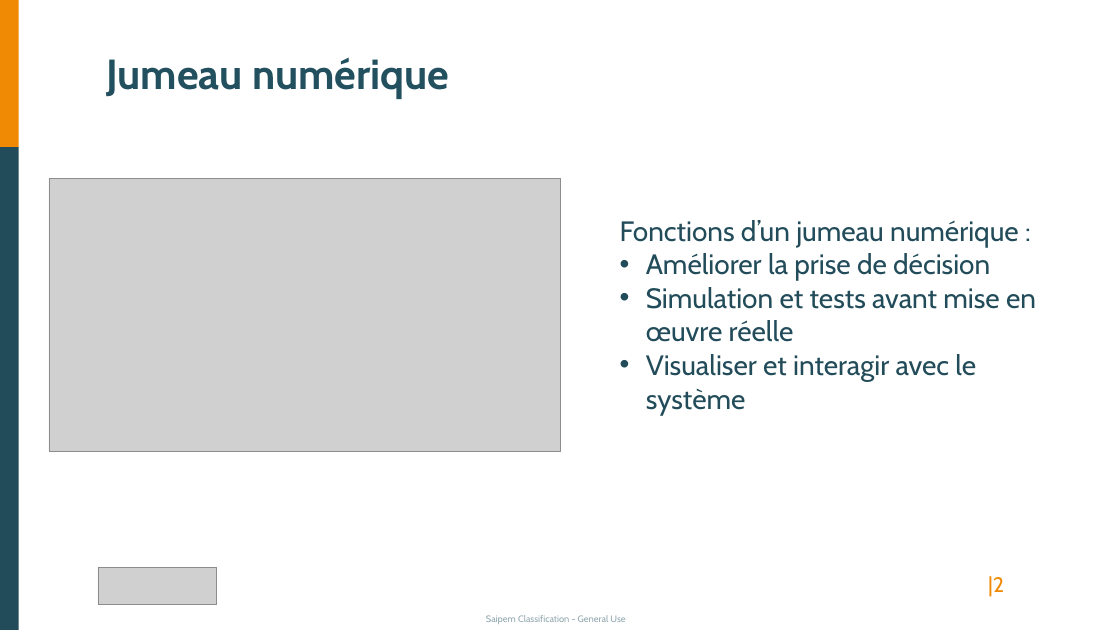
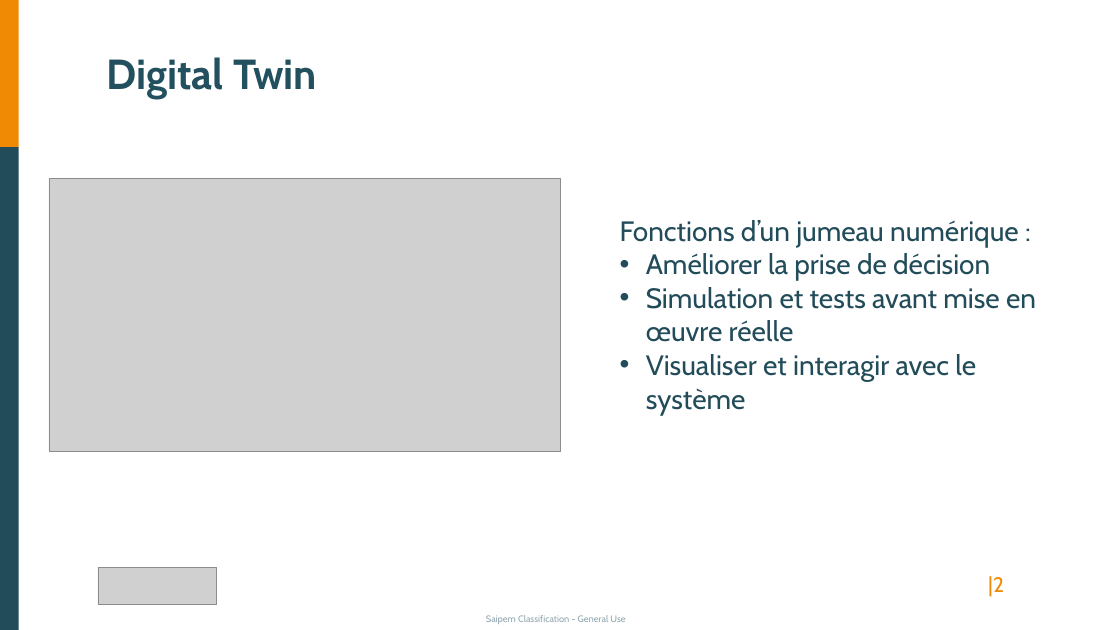
Before and after one commit to Starlight-25/DrillingMachine-DigitalTwin, a slide deck: slide 2 of ProjectInfo/Presentation.pptx. Drawn at 1120x630 pixels with LibreOffice and Linux fonts; fonts in the diff are those of the drawing; grey boxes stand for pictures. Boxes give left, top, right and bottom in pixels: in the first picture for what was removed or moved away, otherwise in the second. Text is boxed around its words. In the diff, an @@ line names an element or a change of style, - is before the commit and + after.

```diff
--- a/ProjectInfo/Presentation.pptx
+++ b/ProjectInfo/Presentation.pptx
@@ text at (106, 57, 317, 99): text changed @@
-Jumeau numérique
+Digital Twin
```
Also in this commit, not shown: 6 other slides changed, 1 slide added, 1 other file.
